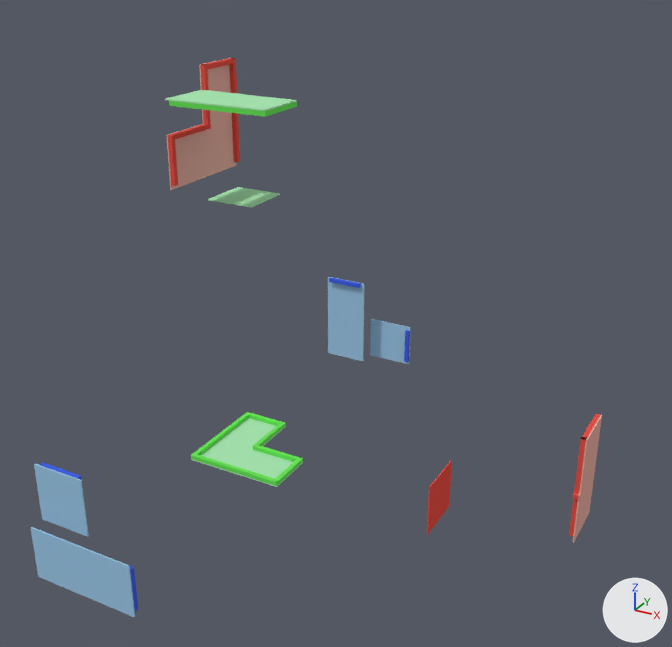
The Blender file soma/pq.blend as it was, and as the next commit left it.
Camera for both pictures: a 50 mm camera at (4.03, -4.94, 3.92) aimed at (1.27, 0.07, 1.41). Lighting does not change. The marker at lower right points along +X, +Y and +Z.

The first picture shows 'Blue I', 'Blue I 2', 'Blue Side', 'Blue Side 2', 'Cube.022', 'Green L', 'Green Top', 'Red End', 'Red I', 'Red L'.
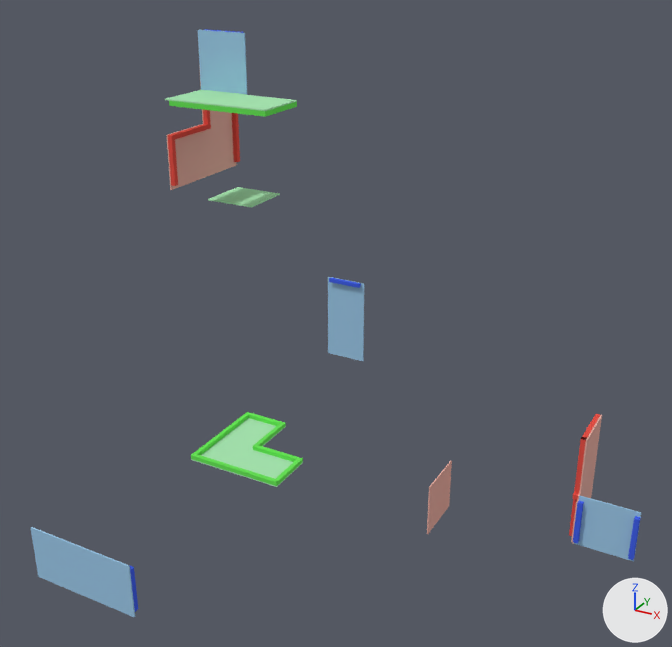
Patch to the scene script:
```diff
--- a/soma/pq.blend.py
+++ b/soma/pq.blend.py
@@ me_cube_042 @@
 me_cube_042.from_pydata(...)  # 8 vertices, 6 faces; spans x -0.005..0.005, y -0.191..0.191, z -0.191..0.191
-me_cube_042.materials.append(mat_material_003)  # red #e75247
+me_cube_042.materials.append(mat_material_002)  # pink #e7afa3
@@ ob_blue_side_2 @@
 ob_blue_side_2 = bpy.data.objects.new('Blue Side 2', me_cube_044)
-ob_blue_side_2.location = (0.2, 2.365, 0.2)
+ob_blue_side_2.parent = ob_red_i
+ob_blue_side_2.matrix_parent_inverse = Matrix(((1.0, 0.0, 0.0, -0.391), (0.0, 1.0, 0.0, 0.0), (0.0, 0.0, 1.0, 0.0), (0.0, 0.0, 0.0, 1.0)))
+ob_blue_side_2.location = (0.213, 0.396, 0.2)
+ob_blue_side_2.scale = (0.978, 1.0, 1.0)
@@ ob_cube_022 @@
 ob_cube_022.matrix_parent_inverse = Matrix(((1.0, 0.0, 0.0, -0.2), (0.0, 1.0, 0.0, -0.396), (0.0, 0.0, 1.0, -0.2), (0.0, 0.0, 0.0, 1.0)))
-ob_cube_022.location = (0.784, 0.371, 0.06)
+ob_cube_022.location = (0.408, 0.371, 0.06)
@@ ob_blue_side @@
 ob_blue_side = bpy.data.objects.new('Blue Side', me_cube_041)
-ob_blue_side.location = (0.2, -1.508, 0.2)
+ob_blue_side.parent = ob_green_top
+ob_blue_side.matrix_parent_inverse = Matrix(((1.0, 0.0, 0.0, 0.0), (0.0, 1.0, 0.0, 0.0), (0.0, 0.0, 1.0, -0.391), (0.0, 0.0, 0.0, 1.0)))
+ob_blue_side.location = (0.2, 0.414, 0.213)
+ob_blue_side.scale = (1.0, 1.0, 0.978)
```

Changed parts and their boxes [x1, y1, x2, y2] in the pictures (672 x 647 px):
'Blue Side', moved, rescaled (11% narrower, 12% shorter): before [34, 464, 89, 537]; after [198, 30, 247, 94]
'Blue Side 2', moved, rescaled (62% wider, 46% taller): before [370, 319, 411, 364]; after [574, 496, 641, 562]
'Red End', recoloured: [427, 461, 452, 534] in both
'Cube.022', moved, rescaled: before [404, 330, 410, 362]; after [573, 501, 584, 543]
'Cube.002', now drawn: after [628, 516, 640, 560]
'Cube.024', moved, rescaled: before [40, 462, 82, 480]; after [205, 29, 244, 33]
